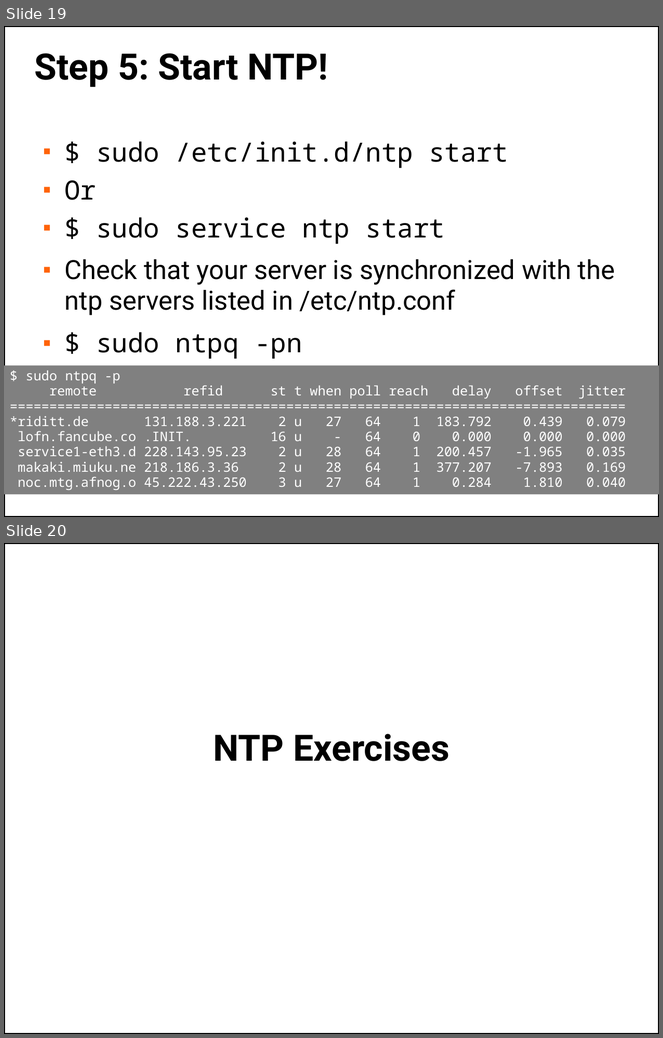
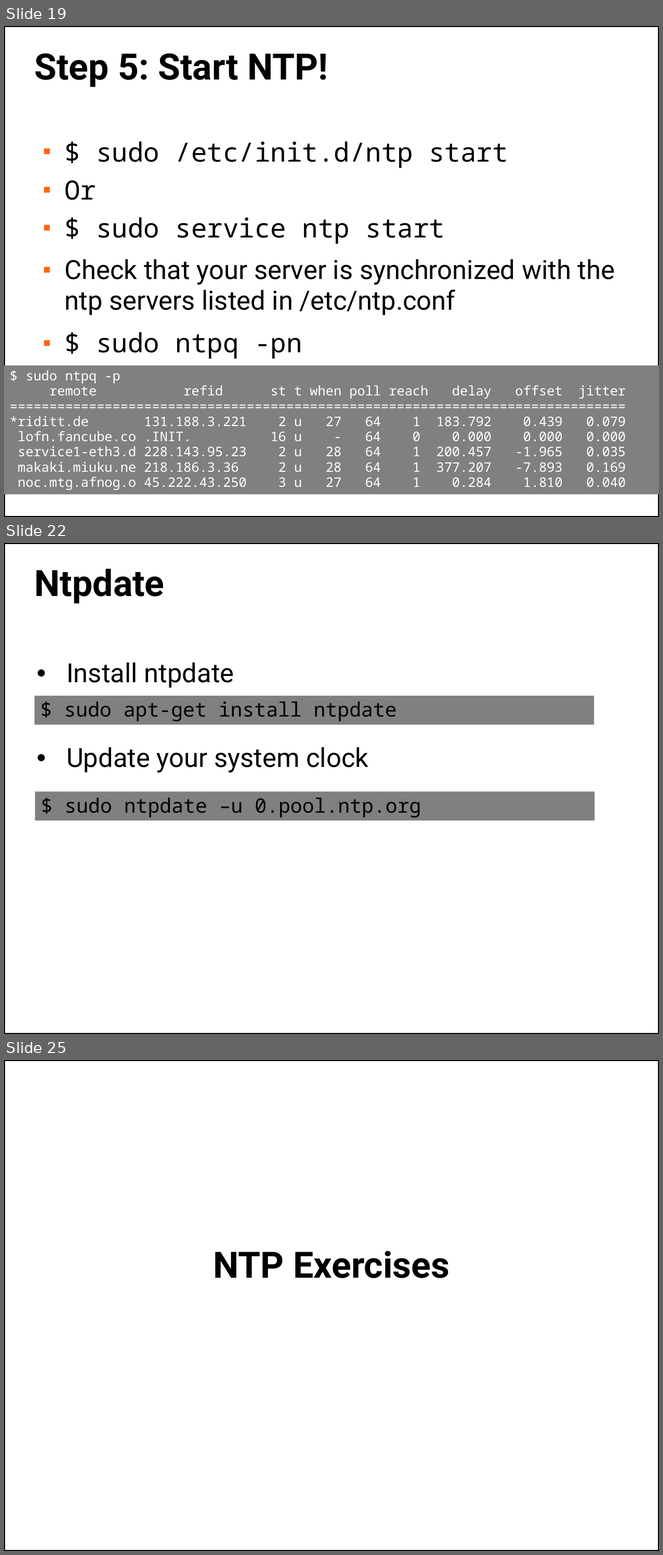
Before and after one commit to afnog/sse, a slide deck: ntp/ntp-service.pptx. Shown one above the other, each under a label of ours: slides 19 and 20 before the commit, slides 19, 22 and 25 after it; the slides between them are not shown. The pictures are 663x1038 and 663x1555 pixels, drawn with LibreOffice and Linux fonts; fonts in the diff are those of the drawing; background and template pictures are left out. Boxes give left, top, right and bottom in pixels: in the first picture for what was removed or moved away, otherwise in the second. Text is boxed around its words. In the diff, an @@ line names an element or a change of style, - is before the commit and + after.

```diff
--- a/ntp/ntp-service.pptx
+++ b/ntp/ntp-service.pptx
@@ slide 22 added at (4, 543, 659, 1034), background picture (left out); not listed: 1 template element that a slide beside it also shows @@
@@ title added at (35, 568, 165, 604), 44 pt, text #000000, bold @@
+Ntpdate
@@ text added at (66, 663, 369, 773), 32 pt, text #000000 @@
+• Install ntpdate
+• Update your system clock
@@ rectangle added at (34, 696, 594, 725), fill #808080, 24 pt, text #000000 @@
+$ sudo apt-get install ntpdate
@@ rectangle added at (35, 792, 595, 821), fill #808080, 24 pt, text #000000 @@
+$ sudo ntpdate –u 0.pool.ntp.org
@@ what was slide 20 is now slide 25 @@
```
Also in this commit, not shown: 2 slides changed, 4 other slides added, 1 other file.
